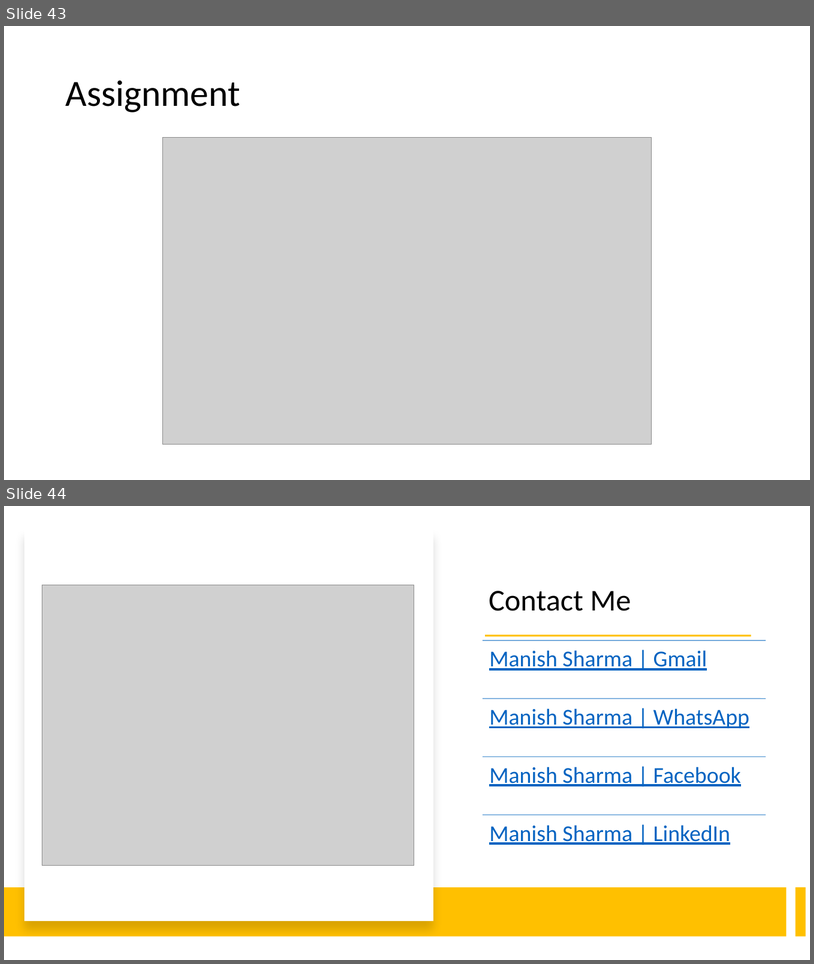
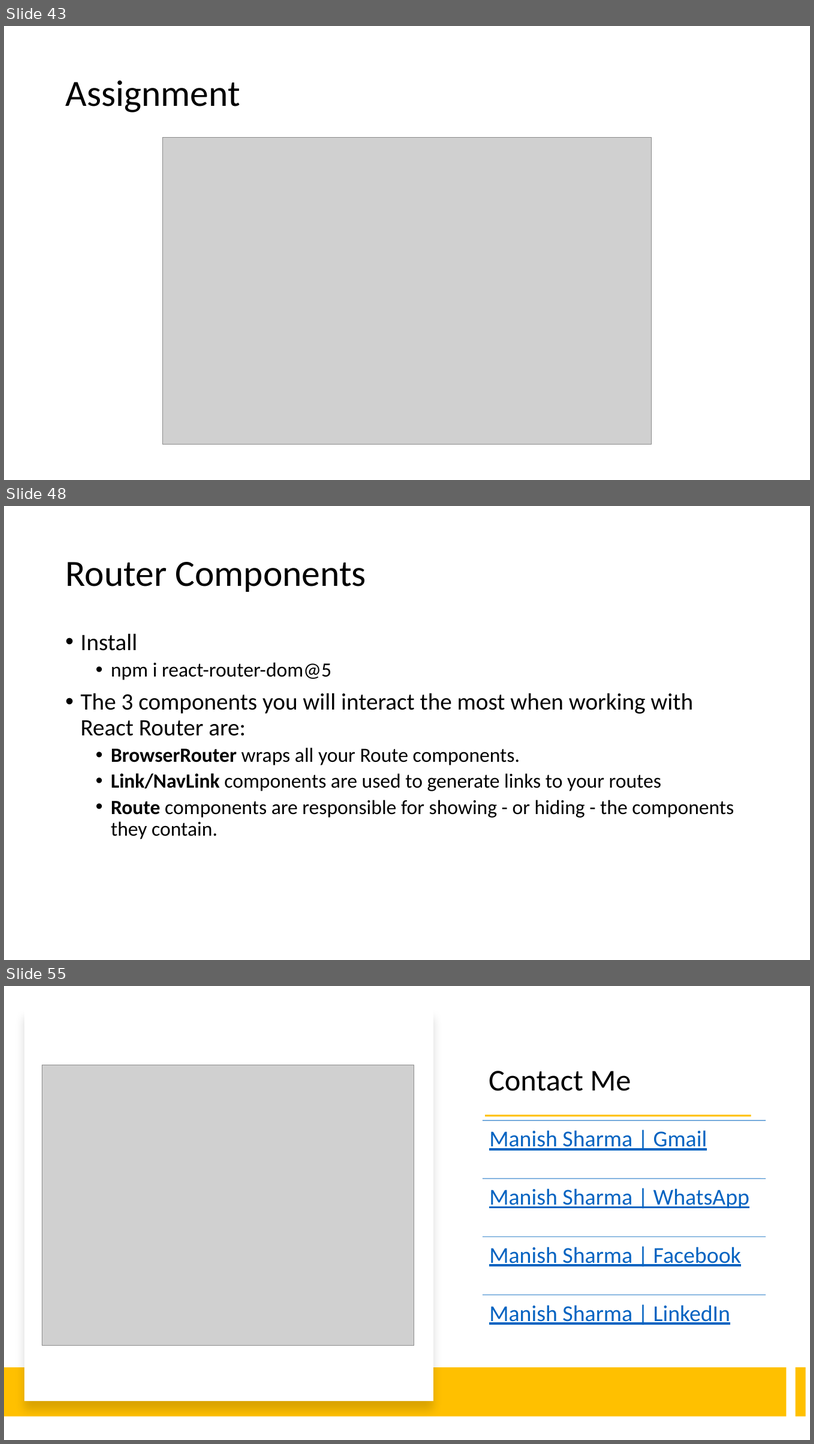
Before and after one commit to manishvbn/ReactJS_WE_Jun22, a slide deck: Notes/React.pptx. Shown one above the other, each under a label of ours: slides 43 and 44 before the commit, slides 43, 48 and 55 after it; the slides between them are not shown. The pictures are 814x964 and 814x1444 pixels, drawn with LibreOffice and Linux fonts; fonts in the diff are those of the drawing; grey boxes stand for pictures. Boxes give left, top, right and bottom in pixels: in the first picture for what was removed or moved away, otherwise in the second. Text is boxed around its words. In the diff, an @@ line names an element or a change of style, - is before the commit and + after.

```diff
--- a/Notes/React.pptx
+++ b/Notes/React.pptx
@@ slide 48 added at (4, 506, 810, 960), background #FFFFFF @@
@@ title added at (65, 562, 366, 592), 44 pt, text #000000 @@
+Router Components
@@ text added at (81, 633, 734, 839), 24 pt, text #000000 @@
+• Install
+  • npm i react-router-dom@5
+• The 3 components you will interact the most when working with React Router are:
+  • BrowserRouter wraps all your Route components.
+  • Link/NavLink components are used to generate links to your routes
+  • Route components are responsible for showing - or hiding - the components they contain.
@@ what was slide 44 is now slide 55 @@
```
Also in this commit, not shown: 10 other slides added.
